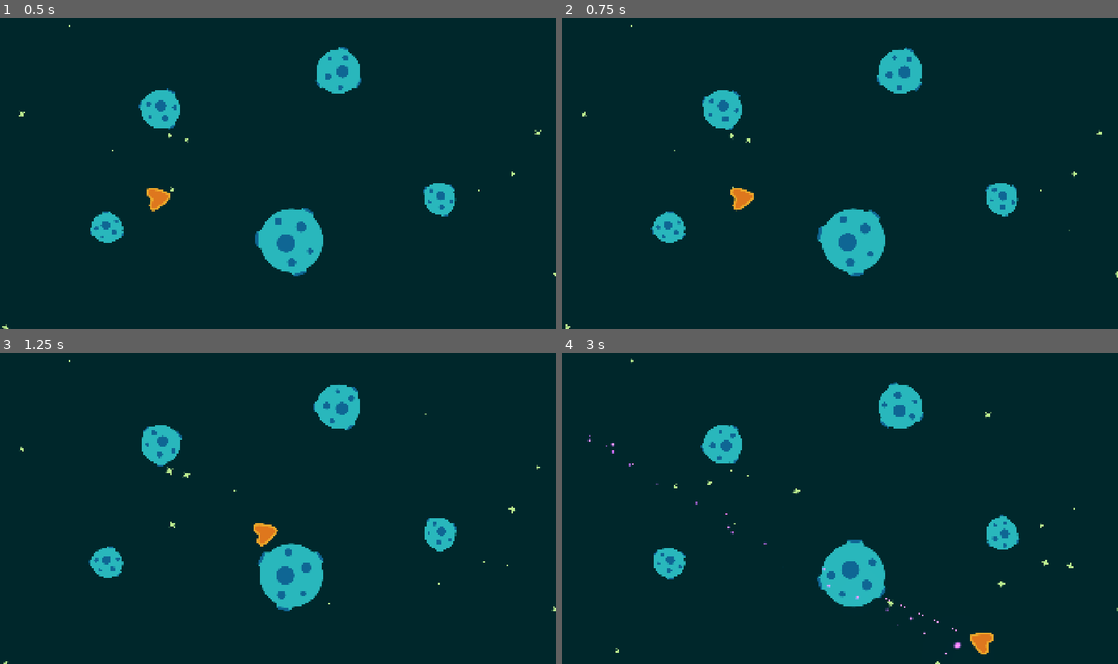
Above: before the commit, frames 1-4 (two rows, left to right).
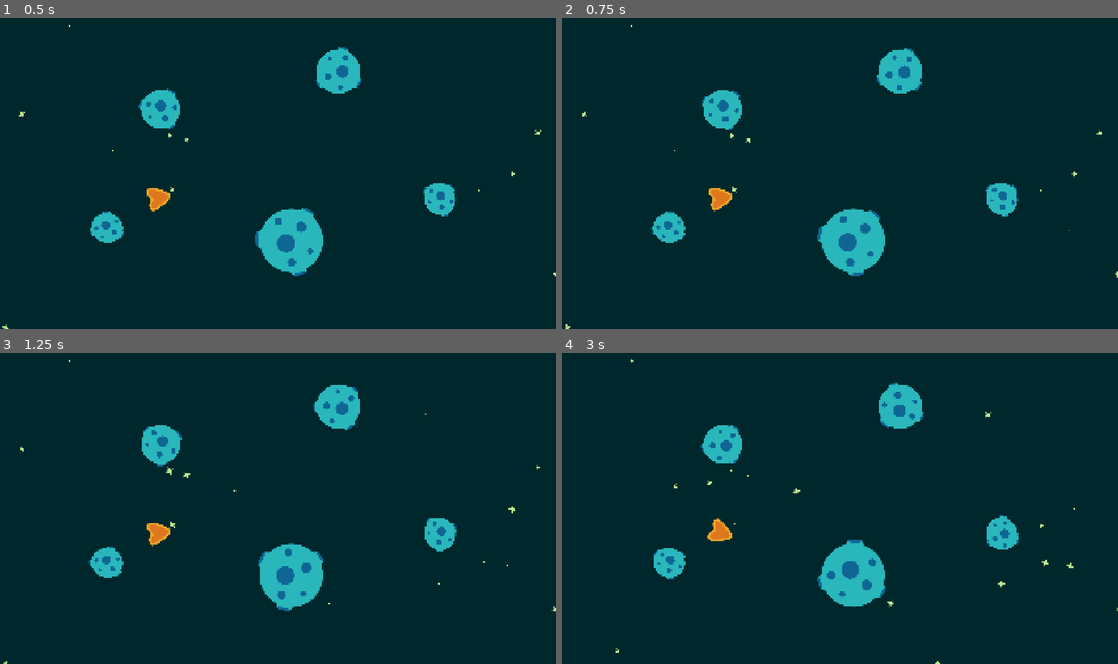
Above: after the commit, the same moments.

Repository: gdquest-demos/godot_2d_and_3d_lasers
Game: Godot game, scene res://laser_2d/2d_laser_demo.tscn
Same seed, same stepped clock (60 frames per second), same inputs: the game is played once before the commit and once after it.
Inputs (mouse positions are in pixels of both pictures, inside the frame that each line leads up to):
- Up to frame 1 (0.5 s): no input
- Up to frame 2 (0.75 s): move the mouse to (962, 157) at 0.52 s; hold D (move_right) from 0.53 s (still down); hold Shift (crouching) from 0.53 s (still down)
- Up to frame 3 (1.25 s): keep holding D (move_right); keep holding Shift (crouching); tap Space (jump) at 0.77 s
- Up to frame 4 (3 s): move the mouse to (728, 524) at 1.27 s; release D (move_right) at 1.28 s; release Shift (crouching) at 1.28 s; hold S (move_backward) 1.28-2.03 s; click (728, 524) at 1.35 s; tap Space (jump) at 1.52 s; move the mouse to (895, 440) at 2.02 s; hold D (move_right) 2.03-2.78 s; hold Shift (crouching) 2.03-2.78 s; move the mouse to (812, 570) at 2.77 s; hold W (move_forward) from 2.78 s (still down); click (812, 570) at 2.85 s

Frame 1 is identical in both runs. In frame 2, 0.4% of the frame differs, in the area x 26-35%, y 54-63%; in frame 3, 0.4%; in frame 4, 0.6%, in the area x 4-78%, y 26-97%.
Error after the commit: Invalid assignment of property or key 'is_casting' with value of type 'bool' on a base object of type 'Nil'. (res://laser_2d/player_ship.gd:12)

Commit message:
Replace laser node reference with export variable

Diff:
--- a/laser_2d/player_ship.gd
+++ b/laser_2d/player_ship.gd
@@ -5,7 +5,7 @@
 
 var current_velocity := Vector2.ZERO
 
-@onready var laser := $LaserBeam2D
+@export var laser: RayCast2D
 
 func _process(delta: float) -> void:
 	look_at(get_global_mouse_position())
